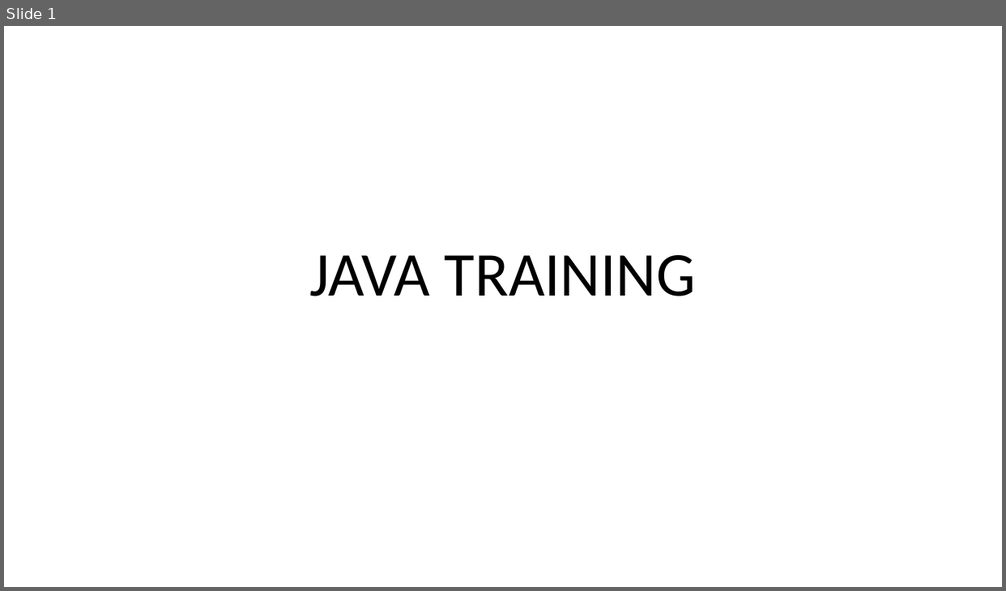
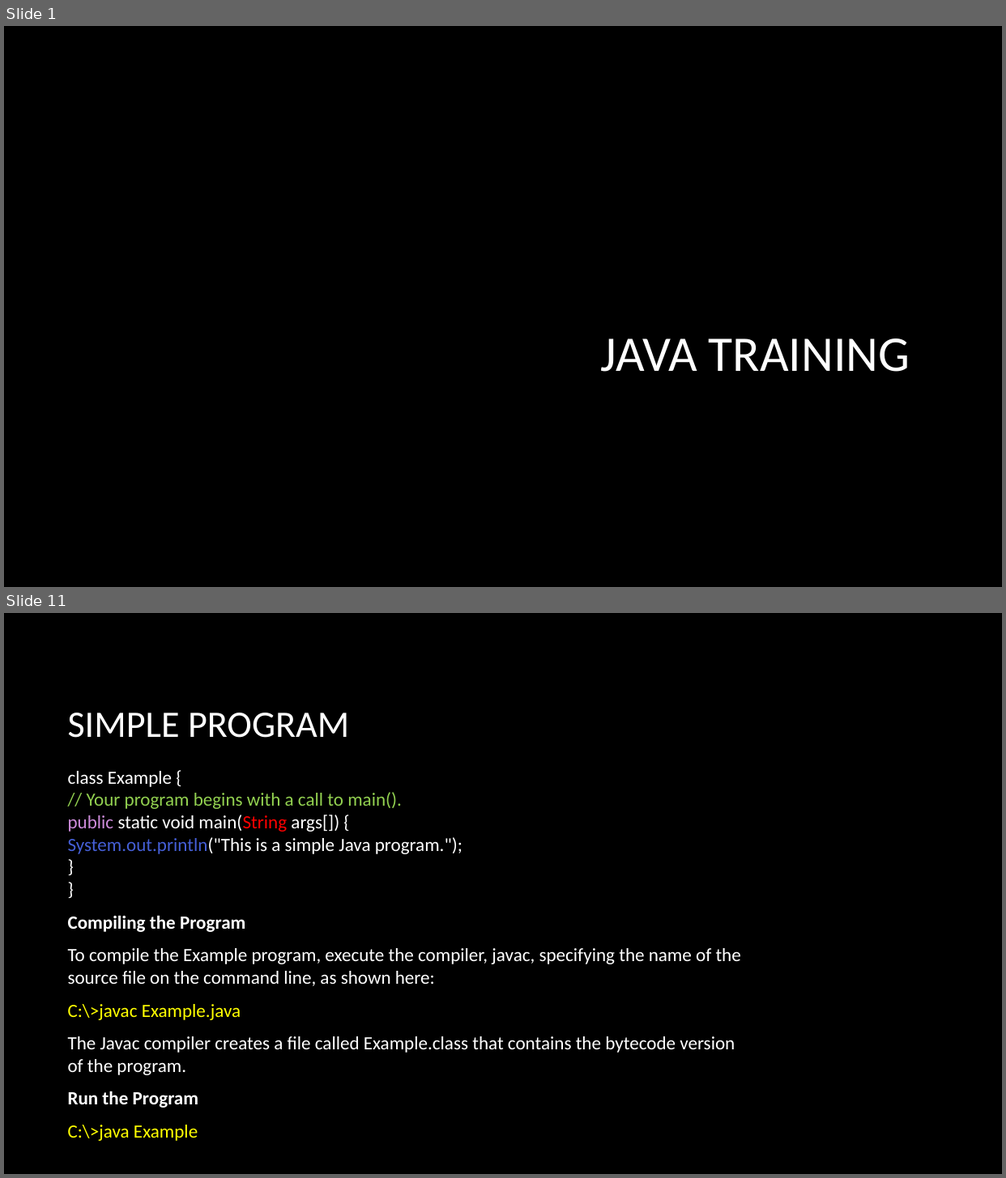
Before and after one commit to Praju-11/Java_Arctic, a slide deck: Day2.pptx. Shown one above the other, each under a label of ours: slide 1 before the commit, slides 1 and 11 after it; the slides between them are not shown. The pictures are 1006x591 and 1006x1178 pixels, drawn with LibreOffice and Linux fonts; fonts in the diff are those of the drawing; background and template pictures are left out. Boxes give left, top, right and bottom in pixels: in the first picture for what was removed or moved away, otherwise in the second. Text is boxed around its words. In the diff, an @@ line names an element or a change of style, - is before the commit and + after.

```diff
--- a/Day2.pptx
+++ b/Day2.pptx
@@ slide 11 added at bbox=[4, 613, 1002, 1174], background picture (left out) @@
@@ title added at bbox=[68, 713, 349, 738], 36 pt, text #FFFFFF @@
+SIMPLE PROGRAM
@@ text added at bbox=[68, 771, 741, 1141], 18 pt, text #FFFFFF @@
+class Example {
+// Your program begins with a call to main().
+public static void main(String args[]) {
+System.out.println("This is a simple Java program.");
+}
+}
+Compiling the Program
+To compile the Example program, execute the compiler, javac, specifying the name of the
+source file on the command line, as shown here:
+C:\>javac Example.java
+The Javac compiler creates a file called Example.class that contains the bytecode version
+of the program.
+Run the Program
+C:\>java Example
@@ slide 1 changed as well @@
@@ background #FFFFFF to picture (left out) @@
@@ title "JAVA TRAINING": place and size @@
-title "JAVA TRAINING" at bbox=[309, 255, 696, 297]
+title "JAVA TRAINING" at bbox=[601, 339, 910, 372]
@@ title "JAVA TRAINING" at bbox=[601, 339, 910, 372]: size 60 to 48 pt, text colour #000000 to #FFFFFF; alignment centre to right; line spacing 0.9 to 1 @@
```
Also in this commit, not shown: 10 other slides added, 23 slides removed, 2 other files.
